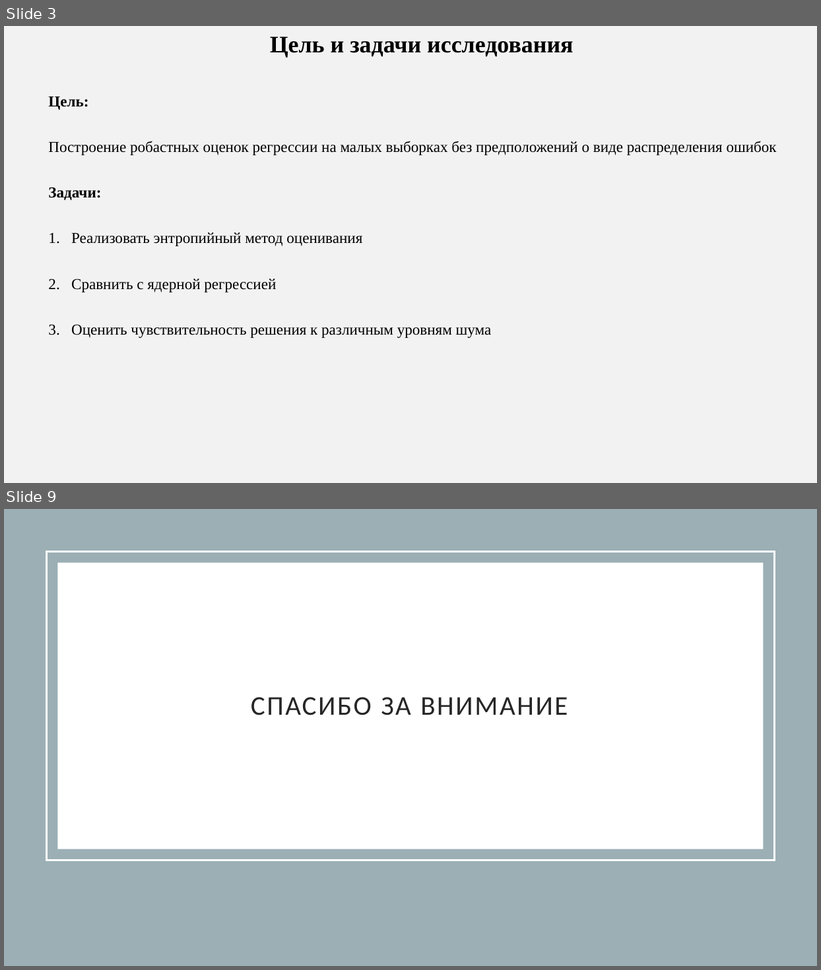
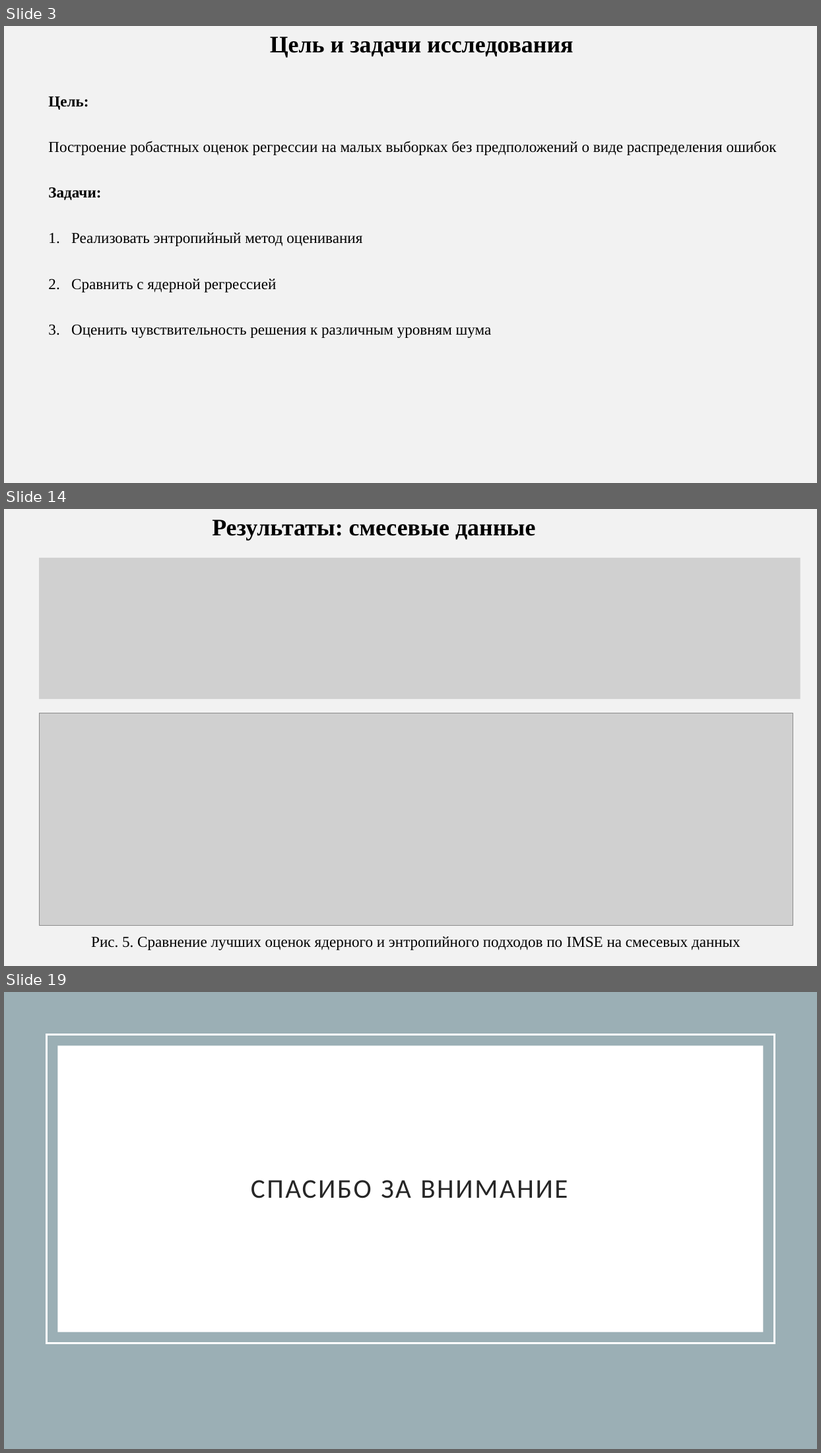
Before and after one commit to AnfimovAleksandr/mag_diploma, a slide deck: Тезис_для_конференции/Anfimov_tezis.pptx. Shown one above the other, each under a label of ours: slides 3 and 9 before the commit, slides 3, 14 and 19 after it; the slides between them are not shown. The pictures are 821x970 and 821x1453 pixels, drawn with LibreOffice and Linux fonts; fonts in the diff are those of the drawing; grey boxes stand for pictures. Boxes give left, top, right and bottom in pixels: in the first picture for what was removed or moved away, otherwise in the second. Text is boxed around its words. In the diff, an @@ line names an element or a change of style, - is before the commit and + after.

```diff
--- a/Тезис_для_конференции/Anfimov_tezis.pptx
+++ b/Тезис_для_конференции/Anfimov_tezis.pptx
@@ slide 14 added at (x1=4, y1=509, x2=817, y2=966), background #F2F2F2 @@
@@ text added at (x1=212, y1=520, x2=535, y2=540), 28 pt, text #000000, bold @@
+Результаты: смесевые данные
@@ picture added at (x1=39, y1=558, x2=801, y2=699) @@
@@ picture added at (x1=39, y1=713, x2=793, y2=925) @@
@@ text added at (x1=91, y1=937, x2=741, y2=951), 18 pt, text #000000 @@
+Рис. 5. Сравнение лучших оценок ядерного и энтропийного подходов по IMSE на смесевых данных
@@ what was slide 9 is now slide 19 @@
```
Also in this commit, not shown: 5 slides changed, 10 other slides added, 1 slide removed, 11 other files.
